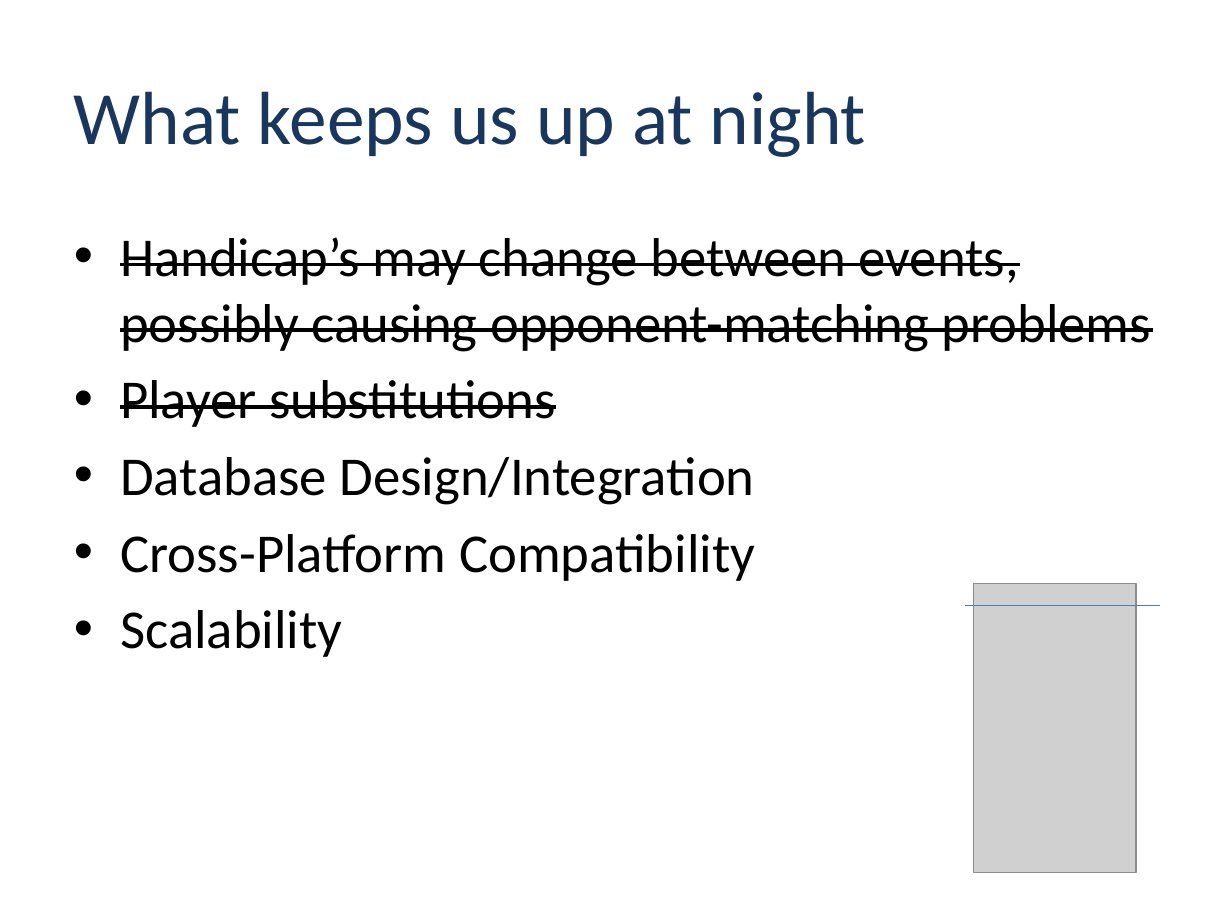
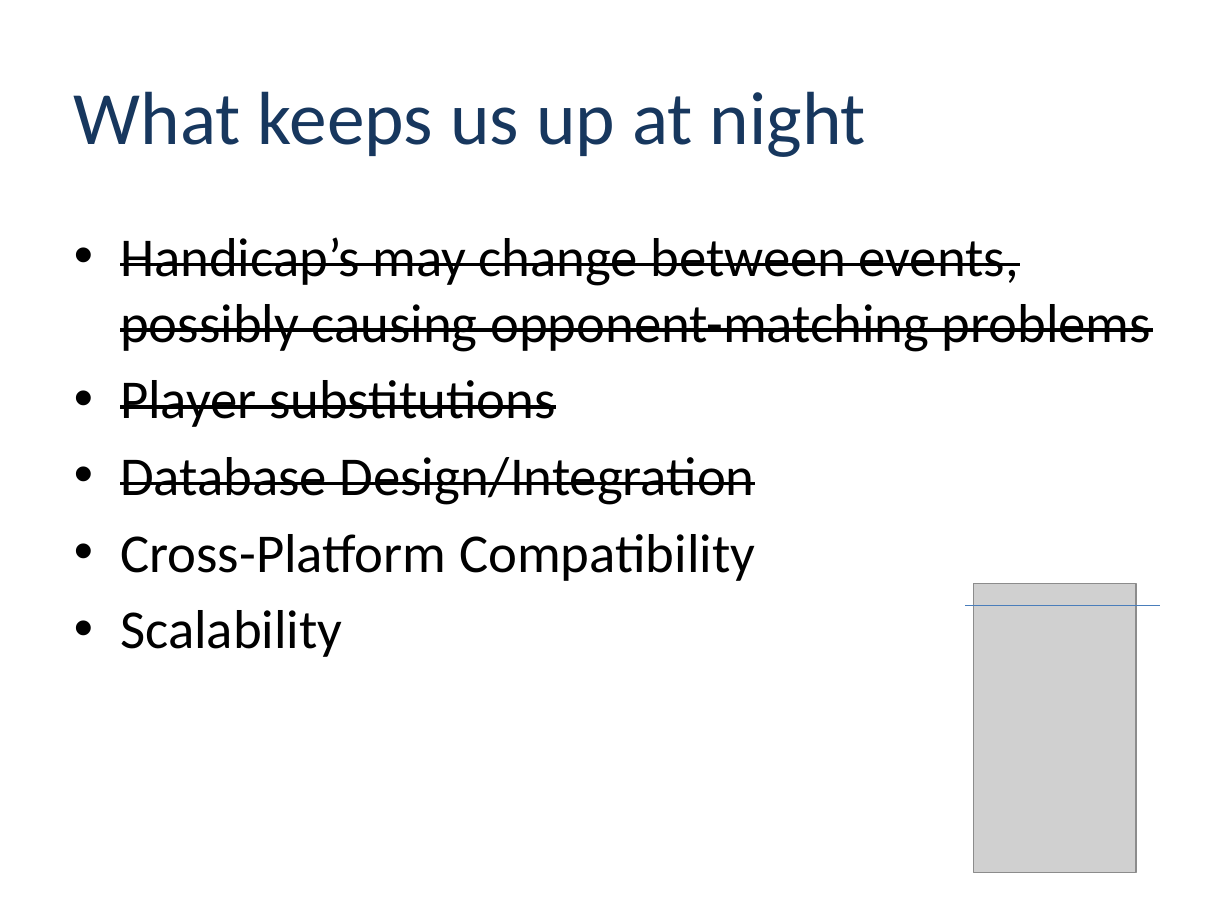
Before and after one commit to dustinfast/TeamPlayTracker, a slide deck: slide 8 of AWGA Inception Deck.pptx. Drawn at 1232x924 pixels with LibreOffice and Linux fonts; fonts in the diff are those of the drawing; grey boxes stand for pictures; background and template pictures are left out. Boxes give left, top, right and bottom in pixels: in the first picture for what was removed or moved away, otherwise in the second. Text is boxed around its words. In the diff, an @@ line names an element or a change of style, - is before the commit and + after.

```diff
--- a/AWGA Inception Deck.pptx
+++ b/AWGA Inception Deck.pptx
@@ text at box(120, 457, 755, 505): strikethrough on in "Database Design/Integration" @@
```
Also in this commit, not shown: 2 other slides changed.
